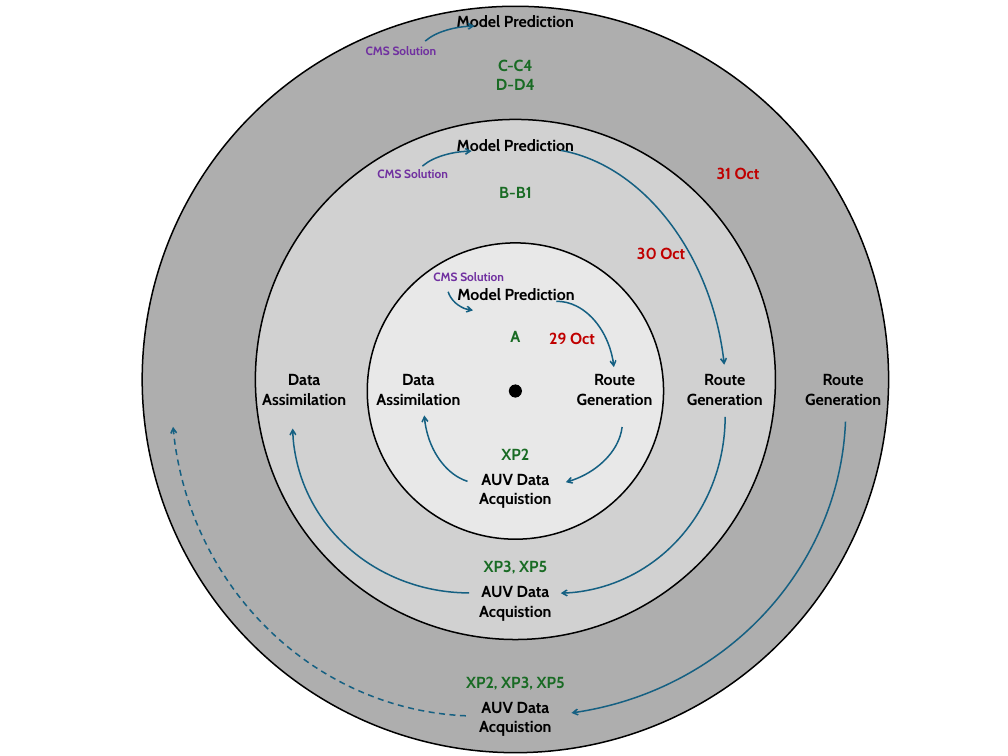
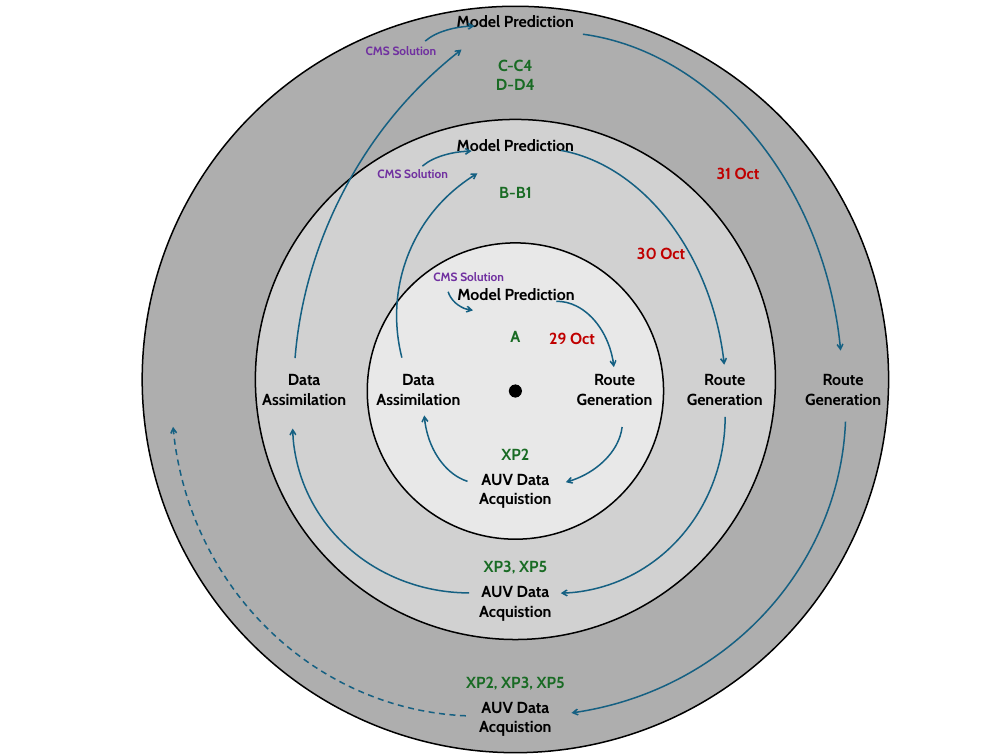
Before and after one commit to kanna/natcomm25, a slide deck: slide 1 of fig/source_fig4_fresnel_scheme.pptx. Drawn at 1008x756 pixels with LibreOffice and Linux fonts; fonts in the diff are those of the drawing. Boxes give left, top, right and bottom in pixels: in the first picture for what was removed or moved away, otherwise in the second. Text is boxed around its words. In the diff, an @@ line names an element or a change of style, - is before the commit and + after.

```diff
--- a/fig/source_fig4_fresnel_scheme.pptx
+++ b/fig/source_fig4_fresnel_scheme.pptx
@@ arc (boxed as its full ellipse) added at bbox=[161, 0, 1008, 756], outline #156082 1.5 pt @@
@@ arc (boxed as its full ellipse) added at bbox=[254, 0, 897, 735], outline #156082 1.5 pt @@
@@ arc (boxed as its full ellipse) added at bbox=[337, 88, 809, 554], outline #156082 1.5 pt @@
```
Also in this commit, not shown: 6 other files.
